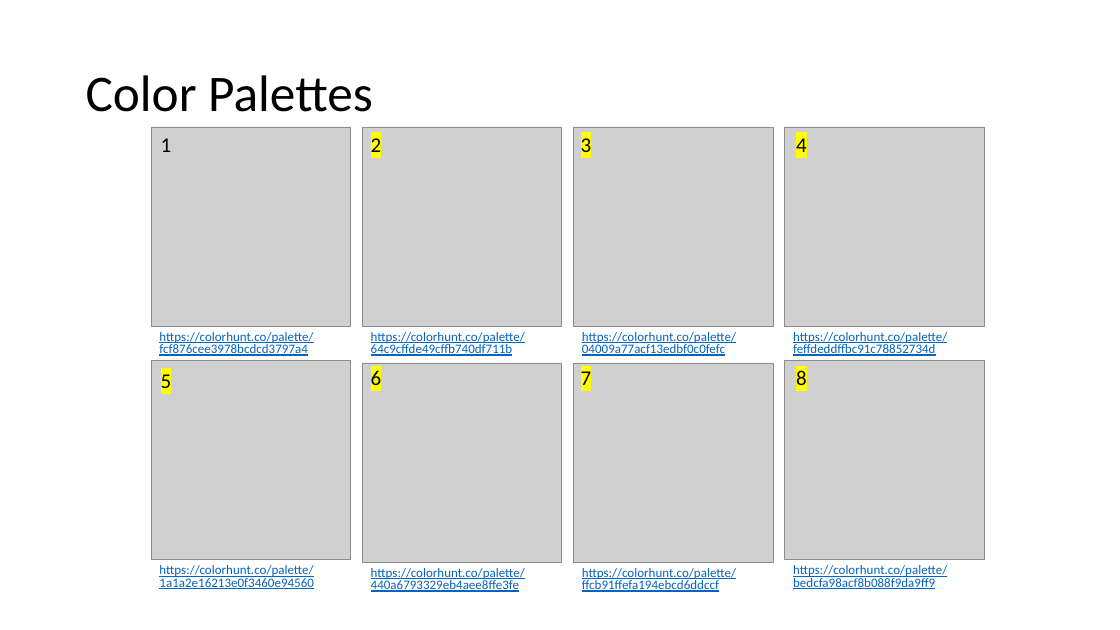
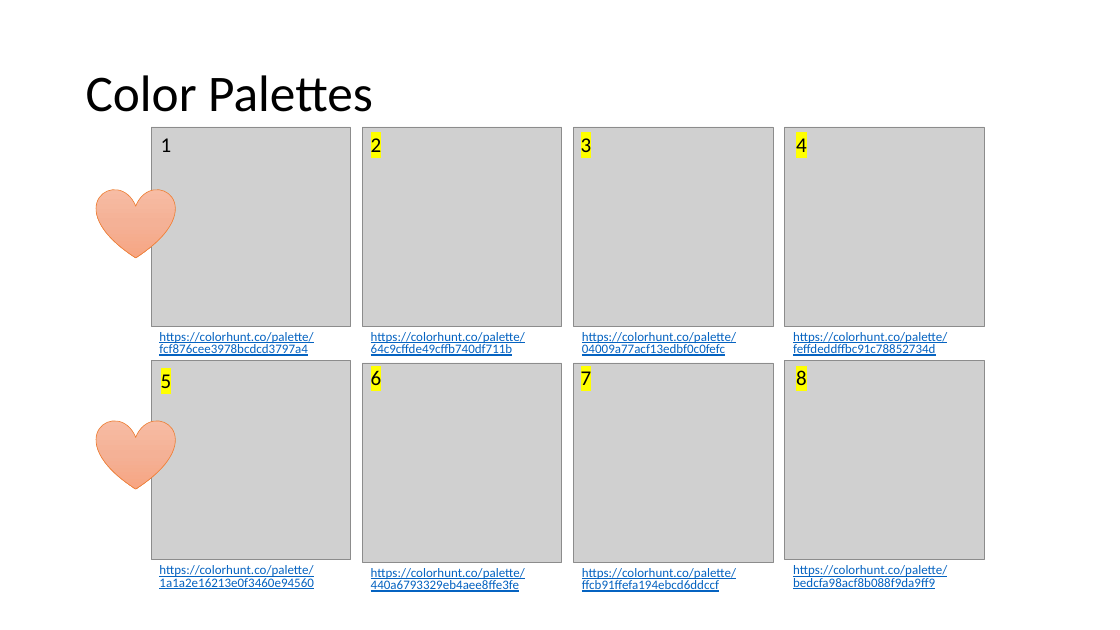
Before and after one commit to kristiecolton/kbbq, a slide deck: slide 5 of Design_Structure_1.pptx. Drawn at 1120x630 pixels with LibreOffice and Linux fonts; fonts in the diff are those of the drawing; grey boxes stand for pictures. Boxes give left, top, right and bottom in pixels: in the first picture for what was removed or moved away, otherwise in the second. Text is boxed around its words. In the diff, an @@ line names an element or a change of style, - is before the commit and + after.

```diff
--- a/Design_Structure_1.pptx
+++ b/Design_Structure_1.pptx
@@ heart added at [97, 189, 176, 258], fill gradient #F7BDA5 to #F5B196 to #F8A582, outline #ED7D31 0.5 pt @@
@@ heart added at [97, 420, 176, 489], fill gradient #F7BDA5 to #F5B196 to #F8A582, outline #ED7D31 0.5 pt @@
```
Also in this commit, not shown: 3 other slides changed.
